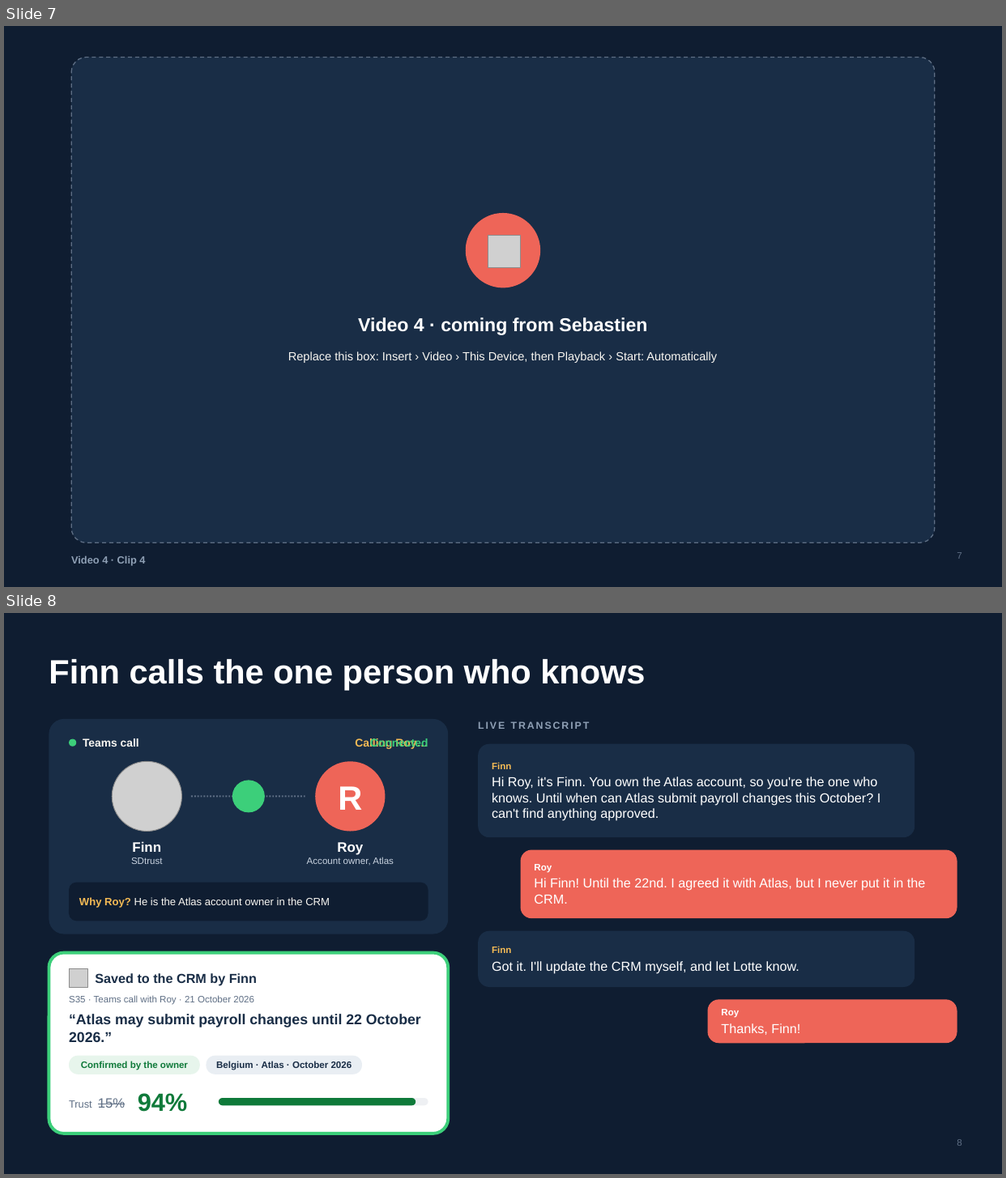
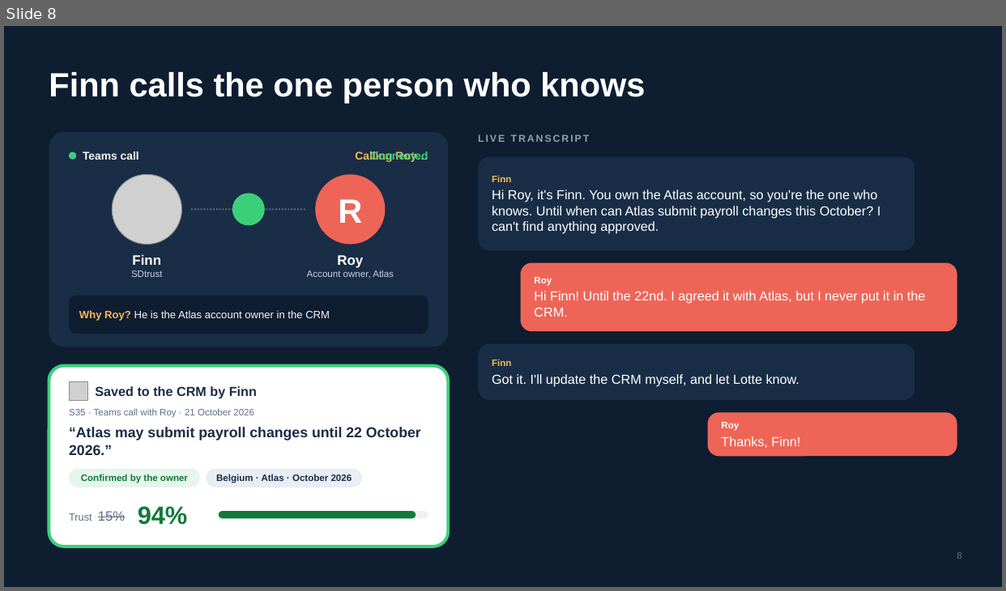
Before and after one commit to rheerkens/tectonic-hackathon-2026-october-finals, a slide deck: docs/pitch/SDtrust-pitch.pptx. Shown one above the other, each under a label of ours: slides 7 and 8 before the commit, slide 8 after it. The pictures are 1006x1178 and 1006x591 pixels, drawn with LibreOffice and Linux fonts; fonts in the diff are those of the drawing; grey boxes stand for pictures; background and template pictures are left out. Boxes give left, top, right and bottom in pixels: in the first picture for what was removed or moved away, otherwise in the second. Text is boxed around its words. In the diff, an @@ line names an element or a change of style, - is before the commit and + after.

```diff
--- a/docs/pitch/SDtrust-pitch.pptx
+++ b/docs/pitch/SDtrust-pitch.pptx
@@ slide 7 removed at box(4, 26, 1002, 587), background #0F1D31 @@
@@ rounded rectangle removed at box(71, 58, 935, 544) @@
@@ ellipse removed at box(466, 213, 541, 288) @@
@@ picture removed at box(488, 236, 521, 268) @@
@@ text removed at box(358, 318, 647, 335) @@
-Video 4 · coming from Sebastien
@@ text removed at box(288, 352, 717, 363) @@
-Replace this box: Insert › Video › This Device, then Playback › Start: Automatically
@@ text removed at box(71, 556, 145, 566) @@
-Video 4 · Clip 4
@@ page number removed at box(957, 552, 961, 559) @@
-7
```
Also in this commit, not shown: 3 slides added, 2 other slides removed, 8 other files.
